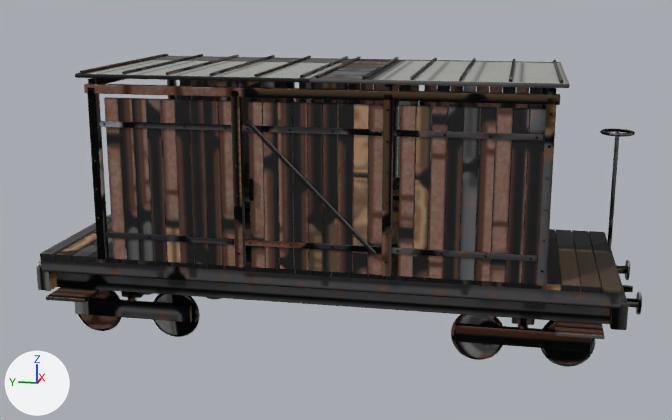
An edit to the glTF model assets/models/train/cargo_wagon.glb, drawn before and after from the same camera.
Rendered twice from a camera (50 mm lens) standing at (-13.1, -2.65, 5.12) and looking at (-0.03, -0.04, 1.85). The axes (+X, +Y, +Z) are drawn at lower left. The lights are the same throughout. The first picture is the older version. Vertices at exactly the same position are counted once.

Names of what the first picture shows: 'Cargo', 'Door_wood_0', 'Door_wood_1', 'Panel_metal_4', 'Panel_metal_5', 'Panel_wood_0', 'Panel_wood_1', 'Panel_wood_2', 'Panel_wood_3', 'WagonWheel_0', 'WagonWheel_2', 'WagonWheel_4', 'WagonWheel_6'.
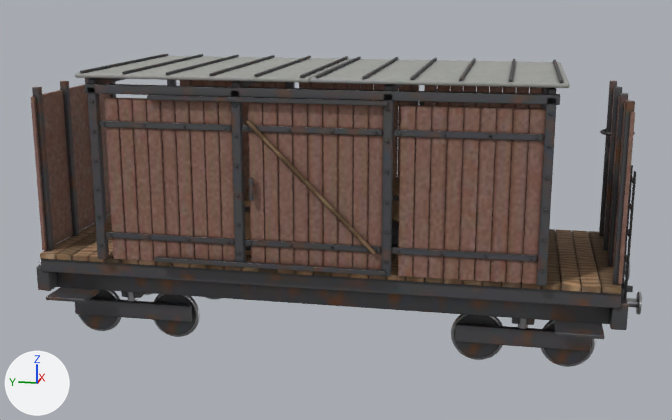
Pixel boxes [x1, y1, x2, y2] of what changed, in the pictures (672 x 420 px):
'Cargo', reshaped: before [36, 78, 642, 351]; after [31, 78, 642, 351]
part 1 of me_cargo, added: after [613, 100, 635, 285]
part 2 of me_cargo, added: after [607, 93, 628, 266]
part 3 of me_cargo, added: after [603, 86, 622, 250]
part 4 of me_cargo, added: after [599, 81, 617, 236]
part 5 of me_cargo, added: after [32, 87, 54, 251]
part 6 of me_cargo, added: after [60, 81, 79, 236]
part 7 of me_cargo, added: after [147, 95, 388, 106]
part 8 of me_cargo, added: after [155, 257, 386, 276]
part 9 of me_cargo, added: after [624, 171, 636, 299]
part 10 of me_cargo, added: after [621, 165, 633, 289]
part 11 of me_cargo, added (brown): after [603, 90, 635, 284]
part 12 of me_cargo, added (brown): after [31, 83, 111, 250]
part 13 of me_cargo, surface changed (lighter): [37, 78, 642, 351] in both
part 14 of me_panel_wood_0, surface changed (lighter): [394, 105, 546, 284] in both
part 15 of me_panel_wood_1, surface changed (lighter): [99, 97, 235, 261] in both
part 16 of me_door_wood_0, surface changed (lighter): [242, 102, 383, 270] in both
part 17 of me_panel_metal_4, surface changed (lighter): [310, 57, 570, 88] in both
part 18 of me_panel_metal_5, surface changed (lighter): [75, 54, 352, 83] in both
part 19 of me_wagonwheel_0, surface changed: [154, 294, 200, 337] in both
part 20 of me_wagonwheel_4, surface changed (lighter): [541, 320, 595, 367] in both

Edits to the bpy script that builds the scene:
```text
Change me_cargo:
    remove me_cargo.from_pydata(...)  # 8690 vertices, 16636 faces; spans x -1.68..1.67, y -4.32..4.32, z 0.32..3.85
    add me_cargo.from_pydata(...)  # 9922 vertices, 19012 faces; spans x -1.68..1.67, y -4.32..4.32, z 0.32..3.85
    me_cargo part 1: the loose piece of 56 vertices spanning x -1.5..-1.38, y -3.06..-2.94, z 1.35..3.75 is copied, and the copy is scaled about its middle by (0.817, 0.817, 0.979), then moved by (0.24, -0.95, -0.03); it spans x -1.25..-1.15, y -4.0..-3.9, z 1.35..3.69
    me_cargo part 2: the loose piece of 56 vertices spanning x -1.5..-1.38, y -3.06..-2.94, z 1.35..3.75 is copied, and the copy is scaled about its middle by (0.817, 0.817, 0.979), then moved by (1.04, -0.95, -0.03); it spans x -0.45..-0.35, y -4.0..-3.9, z 1.35..3.69
    me_cargo part 3: the loose piece of 56 vertices spanning x 1.38..1.5, y -3.06..-2.94, z 1.35..3.75 is copied, and the copy is scaled about its middle by (0.817, 0.817, 0.979), then moved by (-1.04, -0.95, -0.03); it spans x 0.35..0.45, y -4.0..-3.9, z 1.35..3.69
    me_cargo part 4: the loose piece of 56 vertices spanning x 1.38..1.5, y -3.06..-2.94, z 1.35..3.75 is copied, and the copy is scaled about its middle by (0.817, 0.817, 0.979), then moved by (-0.24, -0.95, -0.03); it spans x 1.15..1.25, y -4.0..-3.9, z 1.35..3.69
    me_cargo part 5: the loose piece of 56 vertices spanning x -1.5..-1.38, y 2.94..3.06, z 1.35..3.75 is copied, and the copy is scaled about its middle by (0.817, 0.817, 0.979), then moved by (0.24, 0.95, -0.03); it spans x -1.25..-1.15, y 3.9..4.0, z 1.35..3.69
    me_cargo part 6: the loose piece of 56 vertices spanning x -1.5..-1.38, y 2.94..3.06, z 1.35..3.75 is copied, and the copy is scaled about its middle by (0.817, 0.817, 0.979), then moved by (1.04, 0.95, -0.03); it spans x -0.45..-0.35, y 3.9..4.0, z 1.35..3.69
    me_cargo part 7: the loose piece of 56 vertices spanning x -1.5..-1.38, y -3.1..3.1, z 3.66..3.78 is copied, and the copy is scaled about its middle by (0.5, 0.516, 0.5), then moved by (-0.06, 0.6, -0.09); it spans x -1.53..-1.47, y -1.0..2.2, z 3.6..3.66
    me_cargo part 8: the loose piece of 56 vertices spanning x -1.14..-0.96, y -4.0..4.0, z 0.76..1.08 is copied, and the copy is scaled about its middle by (0.345, 0.4, 0.183), then moved by (-0.45, 0.6, 0.48); it spans x -1.53..-1.47, y -1.0..2.2, z 1.37..1.43
    me_cargo part 9: the loose piece of 56 vertices spanning x -1.5..-1.38, y -3.06..-2.94, z 1.35..3.75 is copied, and the copy is scaled about its middle by (0.245, 0.245, 0.878), then moved by (0.34, -1.08, -0.8); it spans x -1.12..-1.09, y -4.09..-4.07, z 0.7..2.8
    me_cargo part 10: a new loose piece of 56 vertices spanning x -0.71..-0.69, y -4.09..-4.07, z 0.7..2.8, in mat_iron (picture img_cargo_wagon_albedo)
    me_cargo part 11: a new loose piece of 56 vertices spanning x -1.3..1.3, y -4.01..-3.95, z 1.37..3.57, in mat_van_brown (picture img_cargo_wagon_albedo)
    me_cargo part 12: a new loose piece of 56 vertices spanning x -1.3..1.3, y 3.95..4.01, z 1.37..3.57, in mat_van_brown (picture img_cargo_wagon_albedo)
    me_cargo part 13: 16489 kept faces spanning x -1.68..1.67, y -4.32..4.32, z 0.32..3.85 get new texture (UV) coordinates
    other edits to the shape of me_cargo do not show in these pictures
    add me_cargo.materials.append(mat_van_brown)  # picture img_cargo_wagon_albedo
Change me_panel_wood_0:
    where me_panel_wood_0.from_pydata(...)  # 824 vertices, 1572 faces; spans x -0.05..0.05, y -0.93..0.93, z -1.12..1.12
    me_panel_wood_0 part 14: 1563 kept faces spanning x -0.05..0.05, y -0.93..0.93, z -1.12..1.12 get new texture (UV) coordinates
Change me_panel_wood_1:
    where me_panel_wood_1.from_pydata(...)  # 824 vertices, 1572 faces; spans x -0.05..0.05, y -0.94..0.94, z -1.12..1.12
    me_panel_wood_1 part 15: 1572 kept faces spanning x -0.05..0.05, y -0.94..0.94, z -1.12..1.12 get new texture (UV) coordinates
Change me_door_wood_0:
    where me_door_wood_0.from_pydata(...)  # 892 vertices, 1700 faces; spans x -0.13..0.03, y 0.0..1.88, z -1.15..1.1
    me_door_wood_0 part 16: 1700 kept faces spanning x -0.13..0.03, y 0.0..1.88, z -1.15..1.1 get new texture (UV) coordinates
Change me_panel_metal_4:
    where me_panel_metal_4.from_pydata(...)  # 392 vertices, 756 faces; spans x -1.55..1.55, y -1.6..1.6, z -0.05..0.05
    me_panel_metal_4 part 17: texture (UV) coordinates of 756 of 756 faces, centred in x -1.55..1.55, y -1.6..1.6, z -0.05..0.05, changed; they spanned u 0.0..0.96, v 0.0..0.79 and now span u 0.0..0.75, v 0.07..0.95
Change me_panel_metal_5:
    where me_panel_metal_5.from_pydata(...)  # 392 vertices, 756 faces; spans x -1.55..1.55, y -1.6..1.6, z -0.05..0.05
    me_panel_metal_5 part 18: texture (UV) coordinates of 756 of 756 faces, centred in x -1.55..1.55, y -1.6..1.6, z -0.05..0.05, changed; they spanned u 0.09..0.96, v 0.0..0.82 and now span u 0.0..0.78, v 0.0..0.95
Change me_wagonwheel_0:
    where me_wagonwheel_0.from_pydata(...)  # 520 vertices, 1032 faces; spans x -0.09..0.09, y -0.37..0.37, z -0.37..0.37
    me_wagonwheel_0 part 19: texture (UV) coordinates of 1032 of 1032 faces, centred in x -0.09..0.09, y -0.364..0.364, z -0.364..0.364, changed; they spanned u 0.17..0.92, v 0.09..0.93 and now span u 0.09..0.94, v 0.0..0.92
Change me_wagonwheel_4:
    where me_wagonwheel_4.from_pydata(...)  # 520 vertices, 1032 faces; spans x -0.09..0.09, y -0.37..0.37, z -0.37..0.37
    me_wagonwheel_4 part 20: texture (UV) coordinates of 1032 of 1032 faces, centred in x -0.09..0.09, y -0.364..0.364, z -0.364..0.364, changed; they spanned u 0.04..0.92, v 0.09..0.94 and now span u 0.06..0.94, v 0.23..0.92
```
